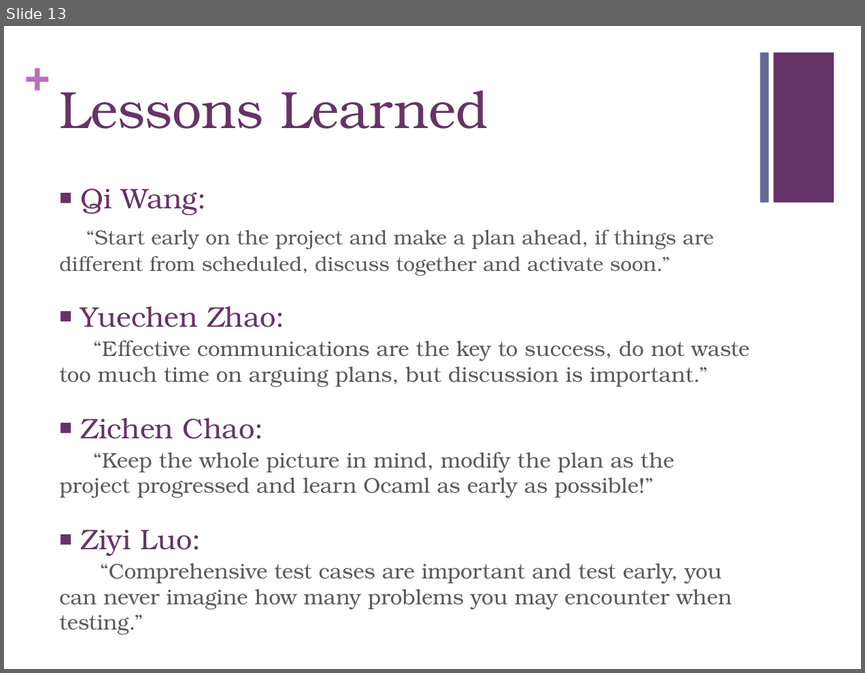
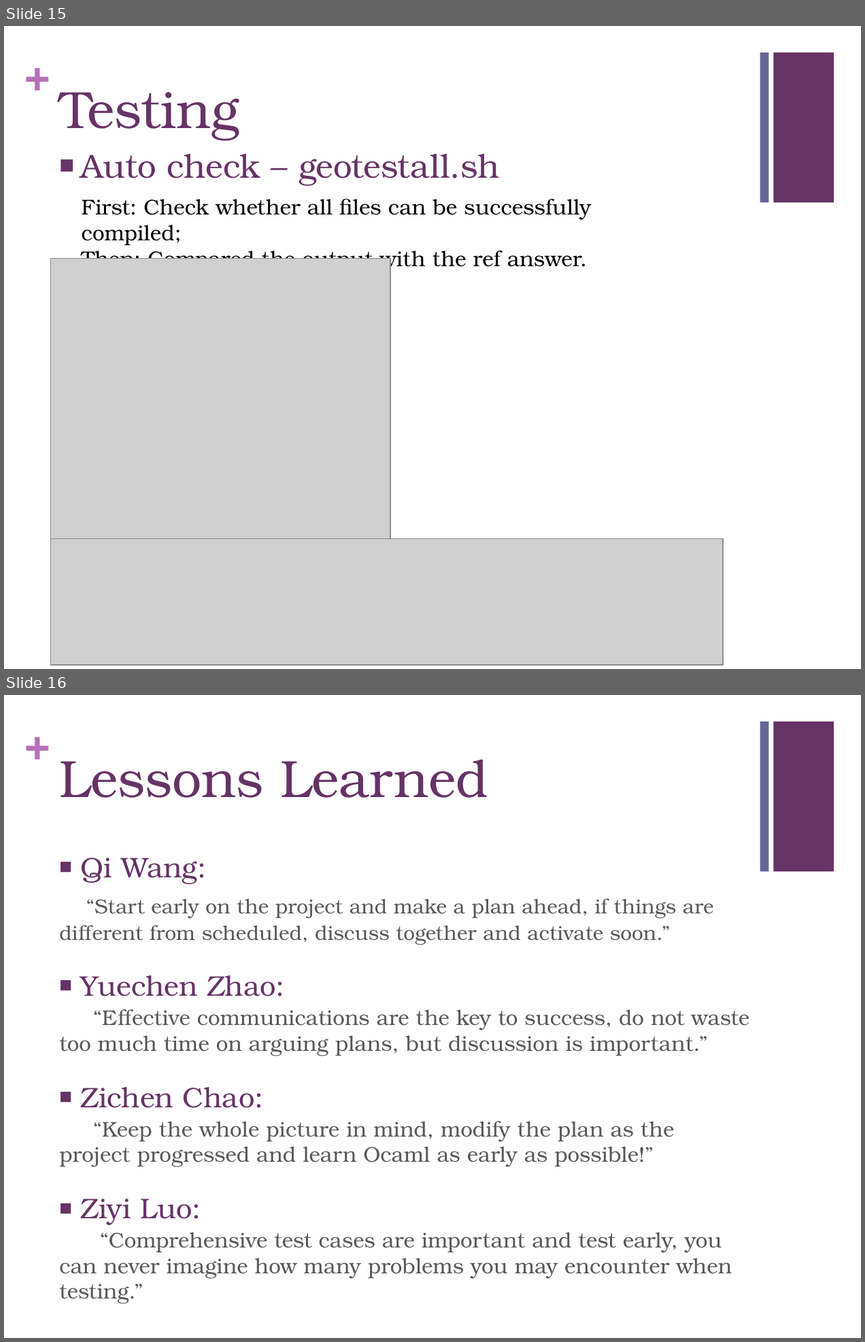
Before and after one commit to chaozc/Geo, a slide deck: Geo presentation.pptx. Shown one above the other, each under a label of ours: slide 13 before the commit, slides 15 and 16 after it. The pictures are 865x673 and 865x1342 pixels, drawn with LibreOffice and Linux fonts; fonts in the diff are those of the drawing; grey boxes stand for pictures. Boxes give left, top, right and bottom in pixels: in the first picture for what was removed or moved away, otherwise in the second. Text is boxed around its words. In the diff, an @@ line names an element or a change of style, - is before the commit and + after.

```diff
--- a/Geo presentation.pptx
+++ b/Geo presentation.pptx
@@ slide 15 added at [4, 26, 861, 669], background #FFFFFF; not listed: 3 template elements that a slide beside it also shows @@
@@ title added at [59, 92, 239, 140], 44 pt, text #663366 @@
+Testing
@@ text added at [81, 154, 500, 186], 28 pt, text #663366 @@
+■ Auto check – geotestall.sh
@@ text added at [82, 199, 591, 271], 18 pt, text #000000 @@
+First: Check whether all files can be successfully compiled;
+Then: Compared the output with the ref answer.
@@ picture added at [51, 258, 390, 538] @@
@@ picture added at [51, 538, 723, 665] @@
@@ what was slide 13 is now slide 16 @@
```
Also in this commit, not shown: 1 slide changed, 2 other slides added.
